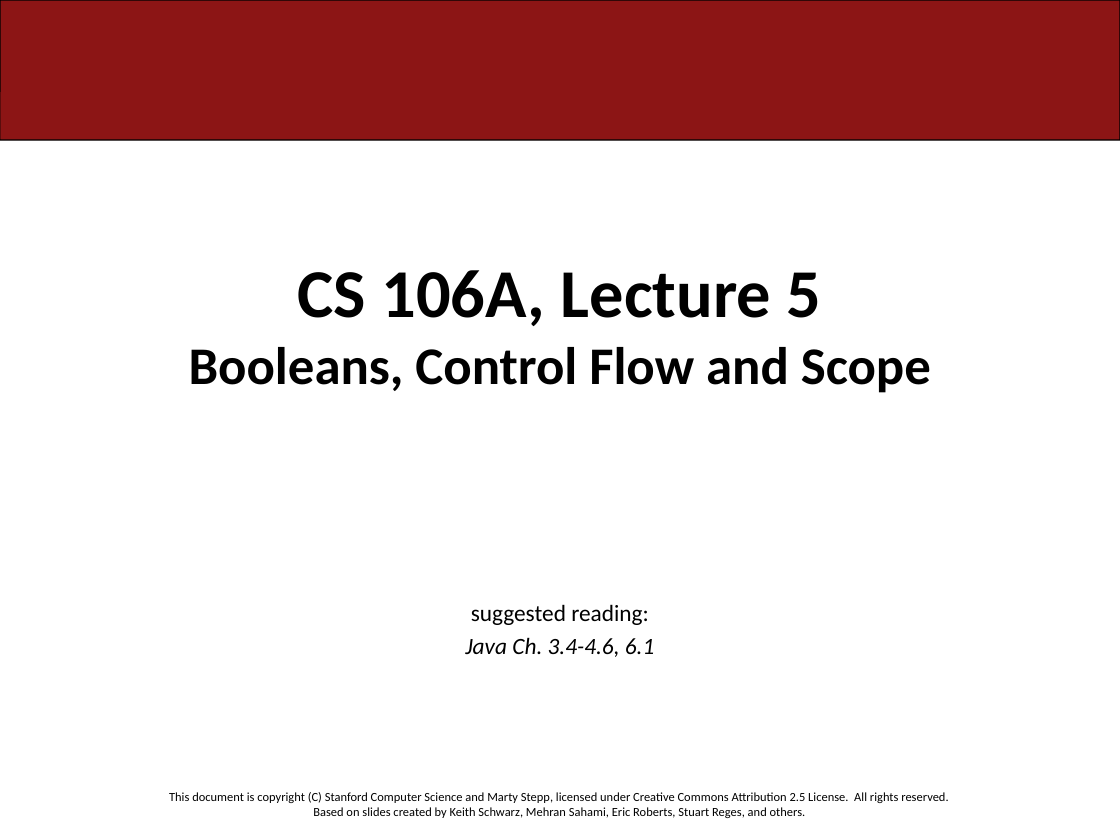
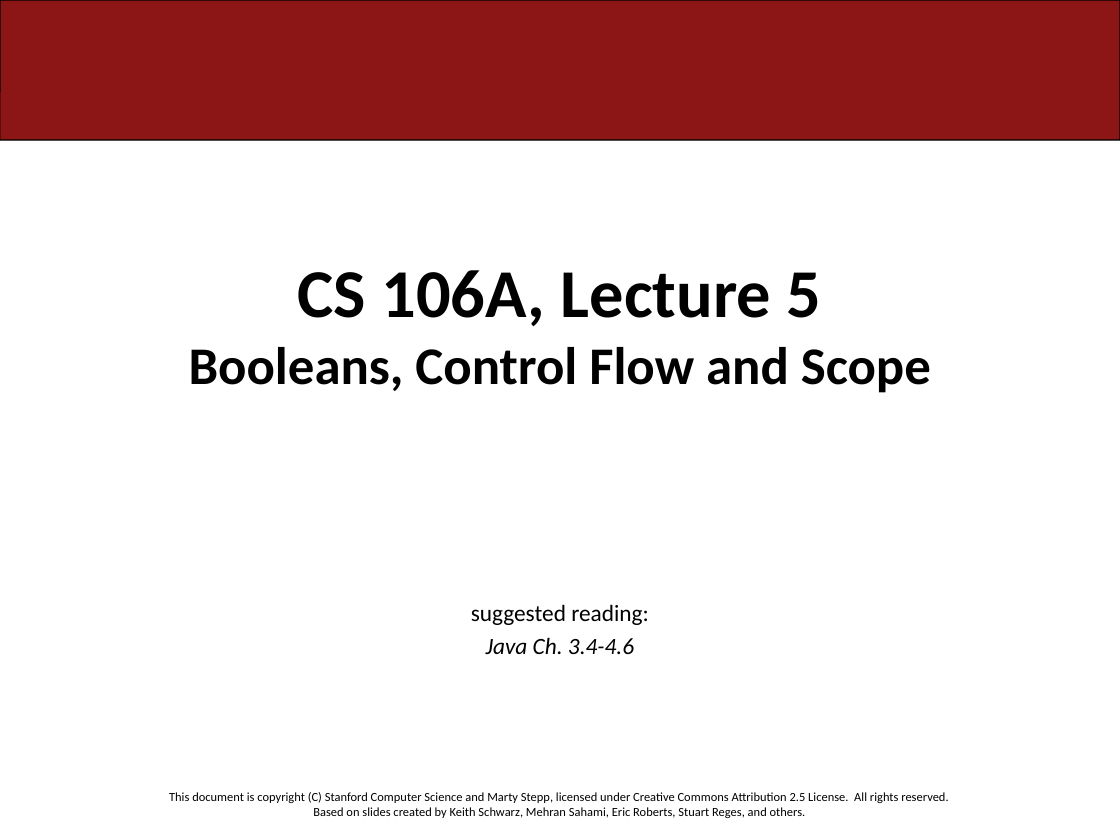
Before and after one commit to ckincaid17/cs106a-summer-2018, a slide deck: slide 1 of WWW/lectures/Lecture5/Lecture5.pptx. Drawn at 1120x840 pixels with LibreOffice and Linux fonts; fonts in the diff are those of the drawing. Boxes give left, top, right and bottom in pixels: in the first picture for what was removed or moved away, otherwise in the second. Text is boxed around its words. In the diff, an @@ line names an element or a change of style, - is before the commit and + after.

```diff
--- a/WWW/lectures/Lecture5/Lecture5.pptx
+++ b/WWW/lectures/Lecture5/Lecture5.pptx
@@ subtitle at (486,637,634,654): text changed @@
-Java Ch. 3.4-4.6, 6.1
+Java Ch. 3.4-4.6
```
Also in this commit, not shown: 1 other file.
